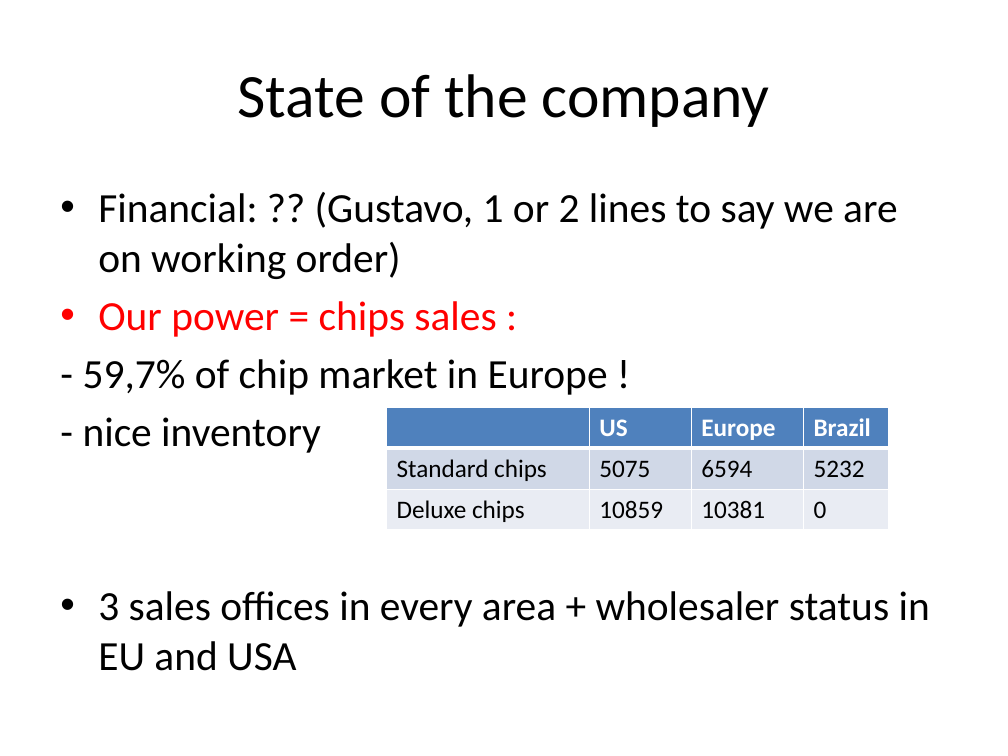
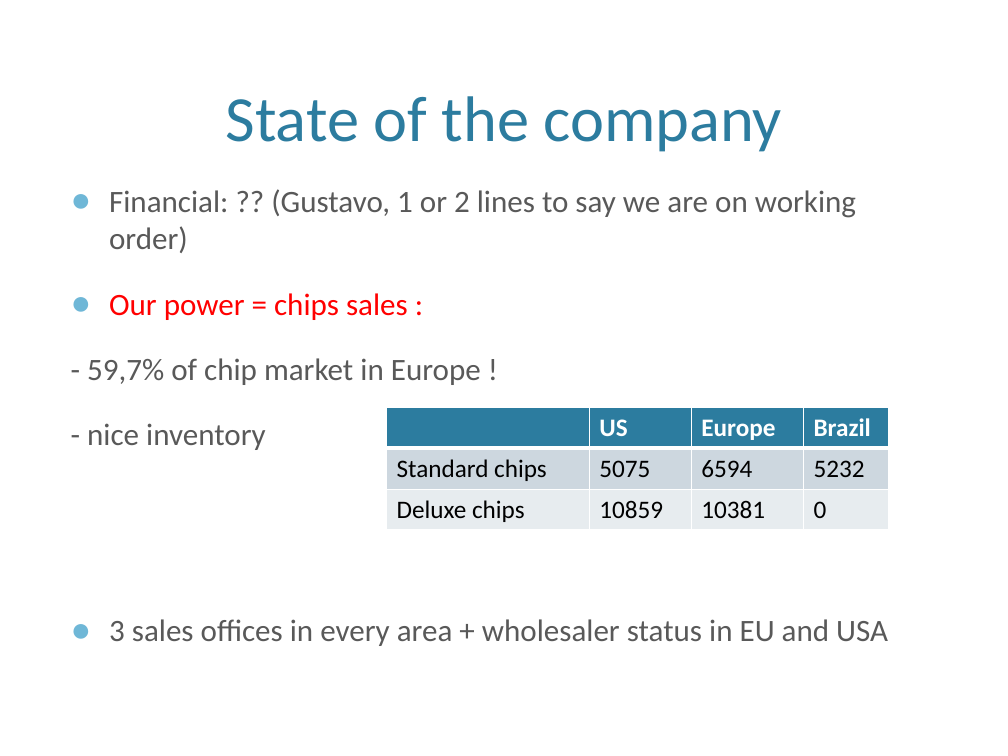
Before and after one commit to dj-death/modtech-bussim-2013, a slide deck: slide 16 of Documents/Final_Presentation.pptx (slide 9 before the commit). Drawn at 1008x756 pixels with LibreOffice and Linux fonts; fonts in the diff are those of the drawing; background and template pictures are left out. Boxes give left, top, right and bottom in pixels: in the first picture for what was removed or moved away, otherwise in the second. Text is boxed around its words. In the diff, an @@ line names an element or a change of style, - is before the commit and + after.

```diff
--- a/Documents/Final_Presentation.pptx
+++ b/Documents/Final_Presentation.pptx
@@ title "State of the company": place and size @@
-title "State of the company" at box(237, 74, 770, 127)
+title "State of the company" at box(226, 96, 782, 152)
@@ title "State of the company" at box(226, 96, 782, 152): size 44 to 46 pt, text colour #000000 to #2C7C9F; vertical alignment middle to bottom @@
@@ text "Financial: ?? (Gustavo, 1 or ..." at box(87, 189, 888, 646): size 29.6 to 22.2 pt; text colour #000000 to #595959 in "Financial: ?? (Gustavo, 1 or 2 lines ...", "- 59,7% of chip market in Europe ...", "- nice inventory", "3 sales offices in every area + ..."; bullet • to ●; more space between paragraphs @@
@@ table at box(386, 407, 888, 559) @@
@@ fill #4F81BD to #2C7C9F in row 1 @@
@@ fill #D0D8E8 to #CDD7DF in row 2 @@
@@ fill #E9EDF4 to #E8ECF0 in row 3 @@
```
Also in this commit, not shown: 11 other slides changed, 15 slides added, 5 slides removed.
